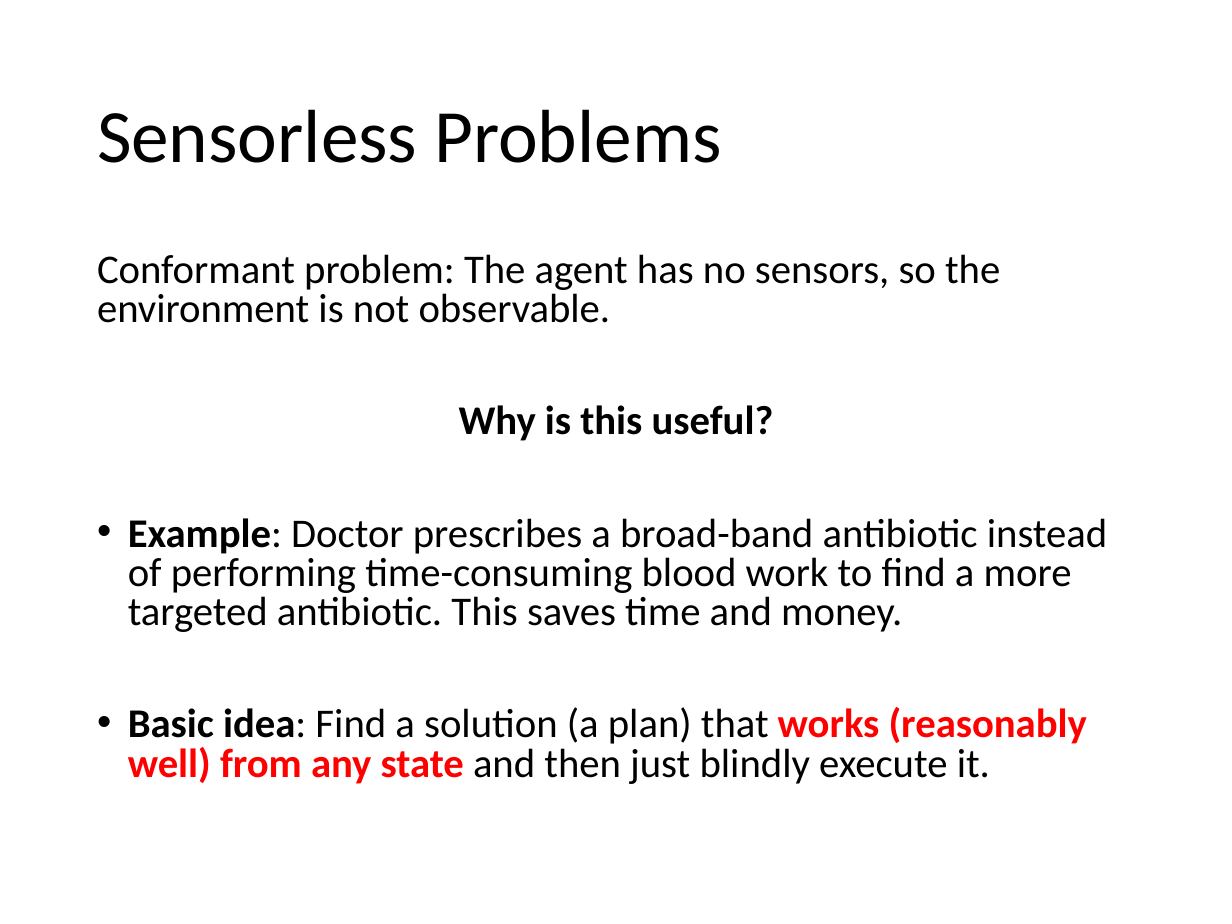
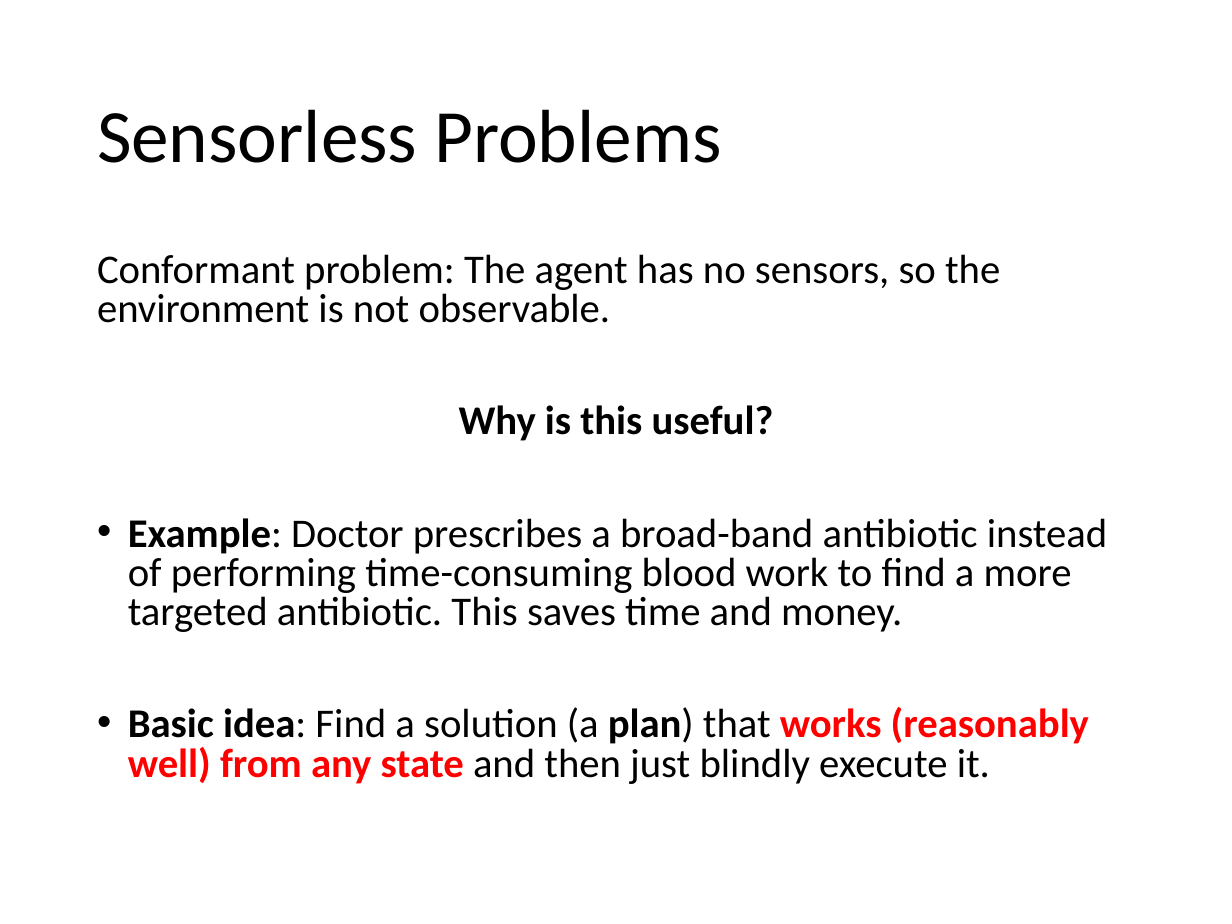
Before and after one commit to mhahsler/CS7320-AI, a slide deck: slide 9 of slides/04_search_with_uncertainty_discussion.pptx. Drawn at 1232x924 pixels with LibreOffice and Linux fonts; fonts in the diff are those of the drawing. Boxes give left, top, right and bottom in pixels: in the first picture for what was removed or moved away, otherwise in the second. Text is boxed around its words. In the diff, an @@ line names an element or a change of style, - is before the commit and + after.

```diff
--- a/slides/04_search_with_uncertainty_discussion.pptx
+++ b/slides/04_search_with_uncertainty_discussion.pptx
@@ text at <box>128,707,1089,784</box>: bold on in "plan)" @@
```
Also in this commit, not shown: 3 other slides changed, 1 other file.
